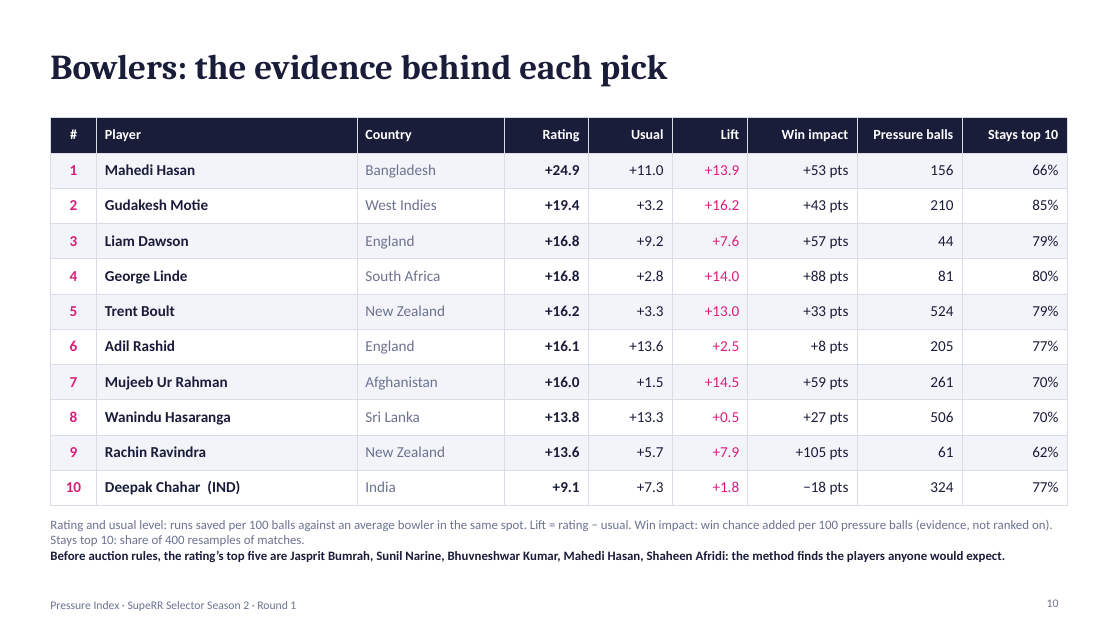
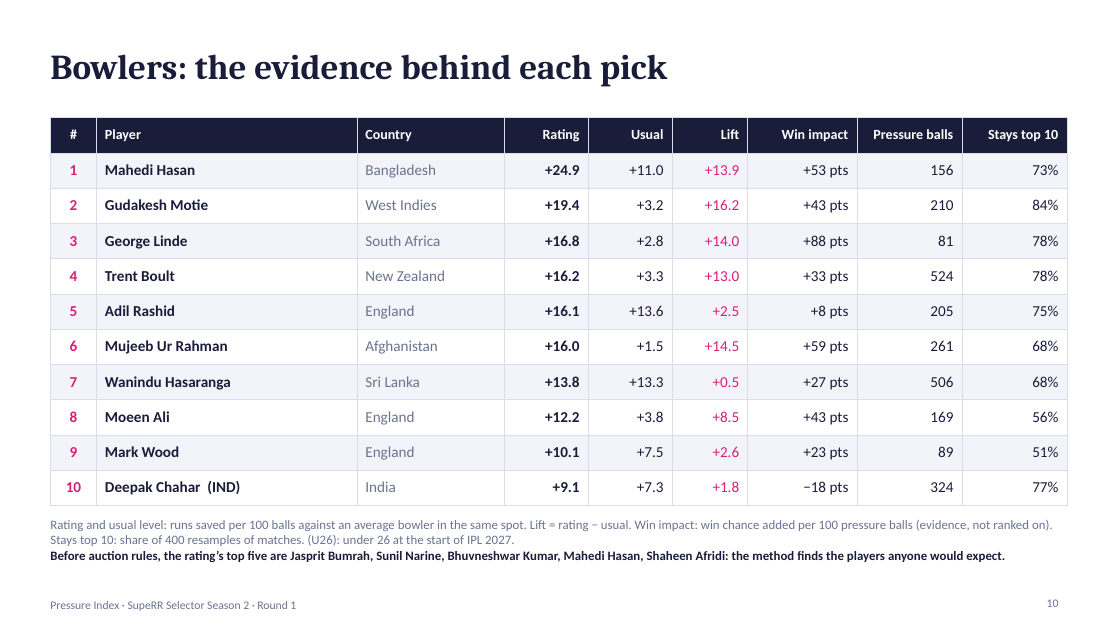
Before and after one commit to AnshBhavsar1654/Pressure-Index, a slide deck: slide 10 of Pressure_Index_RR_2027.pptx. Drawn at 1120x630 pixels with LibreOffice and Linux fonts; fonts in the diff are those of the drawing. Boxes give left, top, right and bottom in pixels: in the first picture for what was removed or moved away, otherwise in the second. Text is boxed around its words. In the diff, an @@ line names an element or a change of style, - is before the commit and + after.

Commit message:
Add emerging-player labels and tighten evidence requirements

```diff
--- a/Pressure_Index_RR_2027.pptx
+++ b/Pressure_Index_RR_2027.pptx
@@ table at box(50, 118, 1067, 499) @@
-row 2, column 9: 66%
+row 2, column 9: 73%
-row 3, column 9: 85%
+row 3, column 9: 84%
-row 4: 3 | Liam Dawson | England | +16.8 | +9.2 | +7.6 | +57 pts | 44 | 79%
+row 4: 3 | George Linde | South Africa | +16.8 | +2.8 | +14.0 | +88 pts | 81 | 78%
-row 5: 4 | George Linde | South Africa | +16.8 | +2.8 | +14.0 | +88 pts | 81 | 80%
+row 5: 4 | Trent Boult | New Zealand | +16.2 | +3.3 | +13.0 | +33 pts | 524 | 78%
-row 6: 5 | Trent Boult | New Zealand | +16.2 | +3.3 | +13.0 | +33 pts | 524 | 79%
+row 6: 5 | Adil Rashid | England | +16.1 | +13.6 | +2.5 | +8 pts | 205 | 75%
-row 7: 6 | Adil Rashid | England | +16.1 | +13.6 | +2.5 | +8 pts | 205 | 77%
+row 7: 6 | Mujeeb Ur Rahman | Afghanistan | +16.0 | +1.5 | +14.5 | +59 pts | 261 | 68%
-row 8: 7 | Mujeeb Ur Rahman | Afghanistan | +16.0 | +1.5 | +14.5 | +59 pts | 261 | 70%
+row 8: 7 | Wanindu Hasaranga | Sri Lanka | +13.8 | +13.3 | +0.5 | +27 pts | 506 | 68%
-row 9: 8 | Wanindu Hasaranga | Sri Lanka | +13.8 | +13.3 | +0.5 | +27 pts | 506 | 70%
+row 9: 8 | Moeen Ali | England | +12.2 | +3.8 | +8.5 | +43 pts | 169 | 56%
-row 10: 9 | Rachin Ravindra | New Zealand | +13.6 | +5.7 | +7.9 | +105 pts | 61 | 62%
+row 10: 9 | Mark Wood | England | +10.1 | +7.5 | +2.6 | +23 pts | 89 | 51%
@@ text at box(50, 520, 1053, 546): text changed @@
-Rating and usual level: runs saved per 100 balls against an average bowler in the same spot. Lift = rating − usual. Win impact: win chance added per 100 pressure balls (evidence, not ranked on). Stays top 10: share of 400 resamples of matches.
+Rating and usual level: runs saved per 100 balls against an average bowler in the same spot. Lift = rating − usual. Win impact: win chance added per 100 pressure balls (evidence, not ranked on). Stays top 10: share of 400 resamples of matches. (U26): under 26 at the start of IPL 2027.
```
Also in this commit, not shown: 8 other slides changed, 14 other files.
